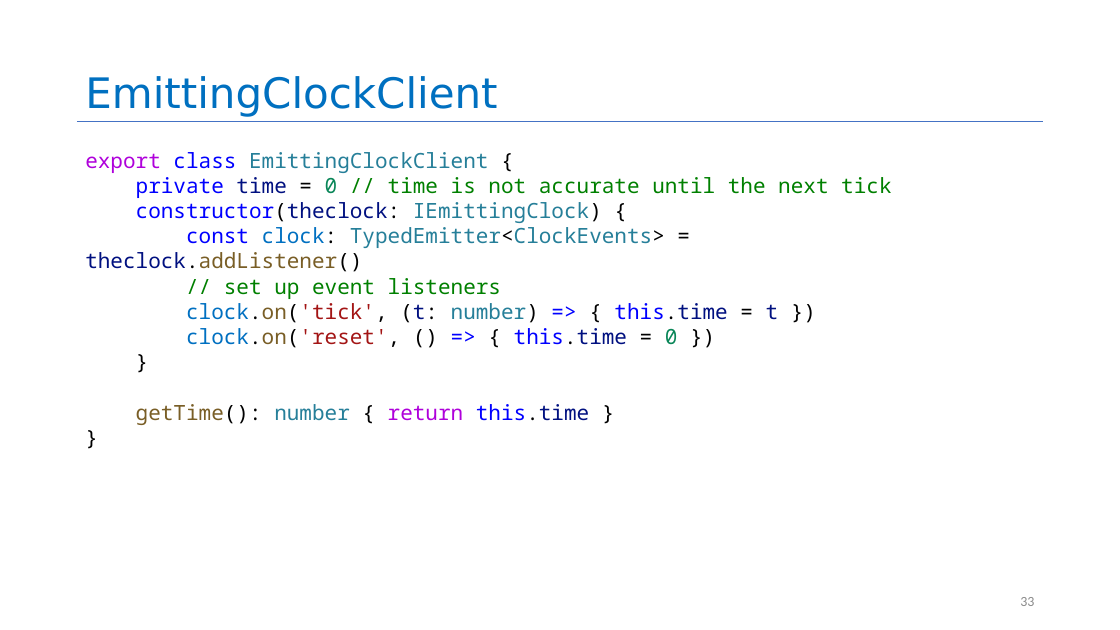
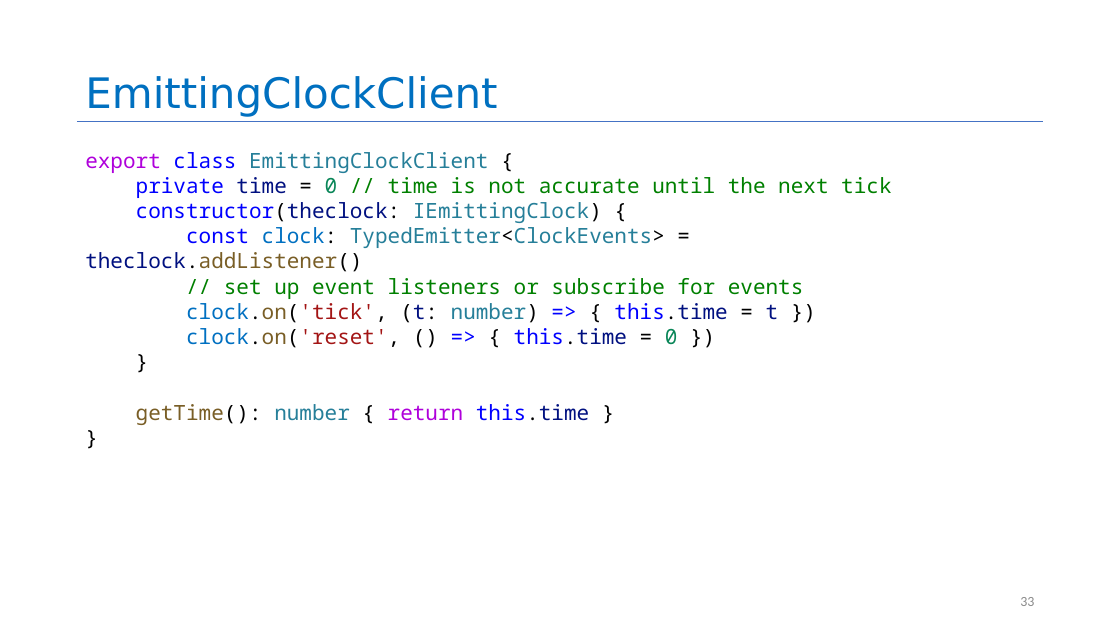
Before and after one commit to neu-se/CS4530-Spring-2025, a slide deck: slide 33 of Slides/Module 05 Interaction-Level Design Patterns.pptx. Drawn at 1120x630 pixels with LibreOffice and Linux fonts; fonts in the diff are those of the drawing. Boxes give left, top, right and bottom in pixels: in the first picture for what was removed or moved away, otherwise in the second. Text is boxed around its words. In the diff, an @@ line names an element or a change of style, - is before the commit and + after.

```diff
--- a/Slides/Module 05 Interaction-Level Design Patterns.pptx
+++ b/Slides/Module 05 Interaction-Level Design Patterns.pptx
@@ text at <box>224,278,804,299</box>: text changed @@
-// set up event listeners
+// set up event listeners or subscribe for events
```
Also in this commit, not shown: 5 other slides changed, 1 slide added, 2 other files.
